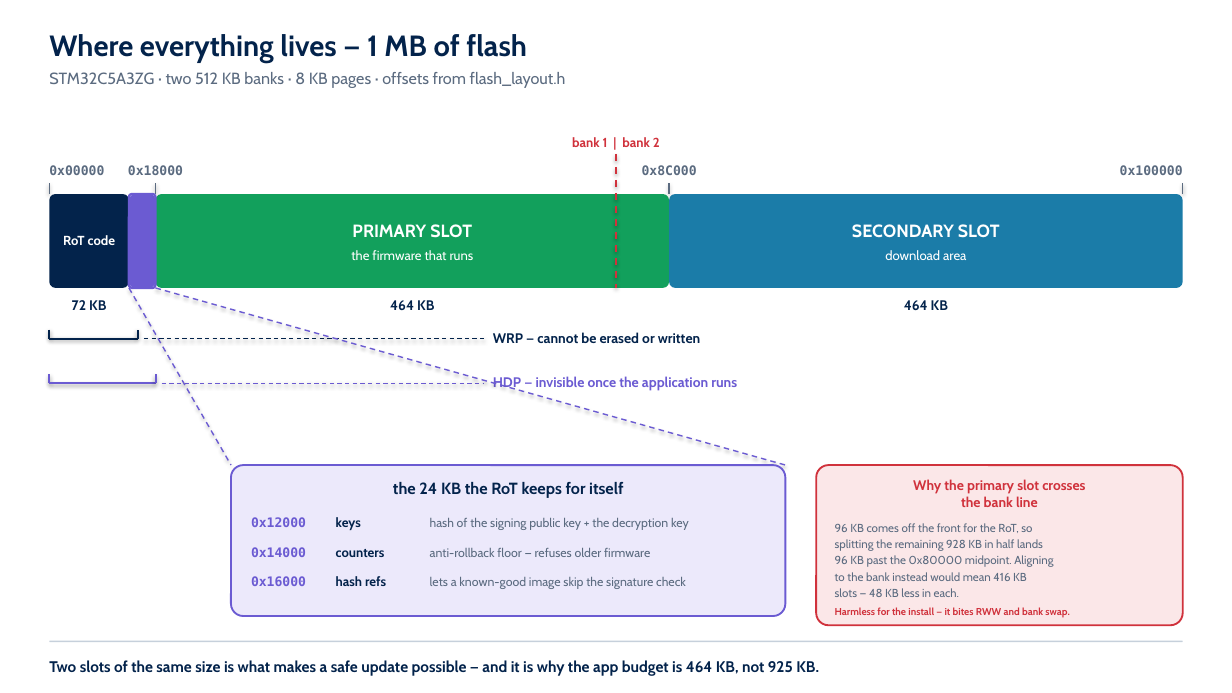
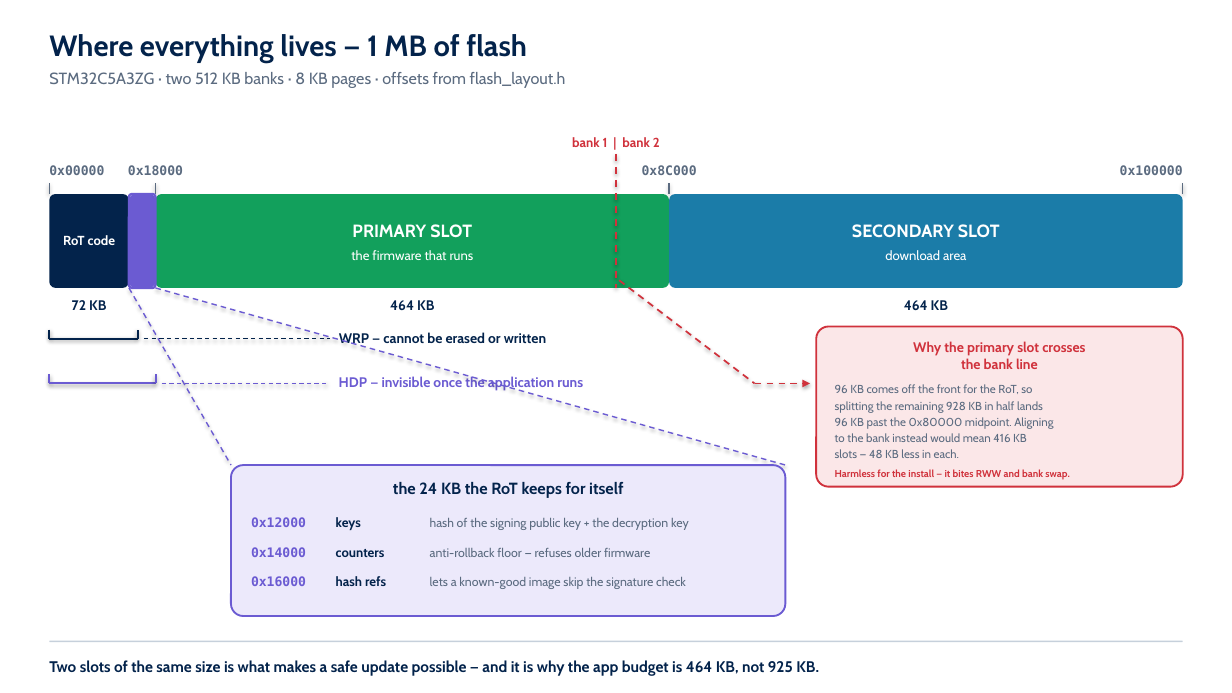
Before and after one commit to cristianostrobbe/STM32CubeC5, a slide deck: slide 6 of examples/advanced/rot/oemirot_dualslot_hwcrypto/doc/diagrams/oemirot_architecture.pptx. Drawn at 1232x693 pixels with LibreOffice and Linux fonts; fonts in the diff are those of the drawing. Boxes give left, top, right and bottom in pixels: in the first picture for what was removed or moved away, otherwise in the second. Text is boxed around its words. In the diff, an @@ line names an element or a change of style, - is before the commit and + after.

```diff
--- a/examples/advanced/rot/oemirot_dualslot_hwcrypto/doc/diagrams/oemirot_architecture.pptx
+++ b/examples/advanced/rot/oemirot_dualslot_hwcrypto/doc/diagrams/oemirot_architecture.pptx
@@ line added from (619, 280) to (755, 384), #D0323C 1.32 pt dashed @@
@@ text "WRP — cannot be erased ..." rewrapped from [493, 332, 700, 343] to [339, 332, 546, 347] @@
@@ 8 texts, 1 rounded rectangle: place and size @@
-8 texts, 1 rounded rectangle at [816, 465, 1183, 625]
+8 texts, 1 rounded rectangle at [816, 326, 1183, 486]
@@ line moved from (144, 339) - (483, 339) to (144, 339) - (330, 339) @@
@@ line moved from (162, 384) - (483, 384) to (162, 384) - (330, 384) @@
@@ text "HDP — invisible once the ...": place and size @@
-text "HDP — invisible once the ..." at [493, 376, 737, 391]
+text "HDP — invisible once the ..." at [339, 375, 583, 391]
@@ arrow added from (755, 384) to (811, 384), #D0323C 1.32 pt dashed @@
```
Also in this commit, not shown: 4 other files.
